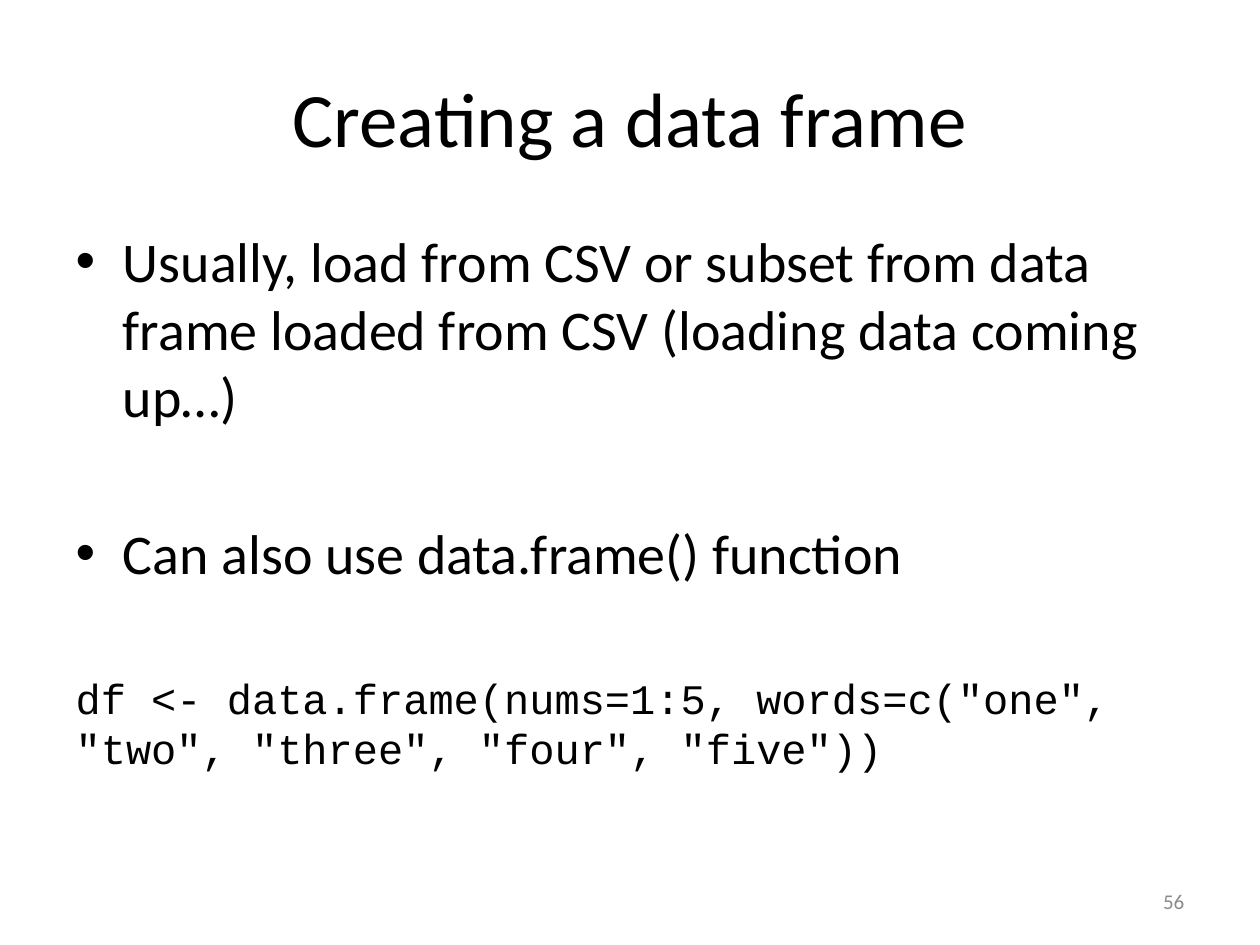
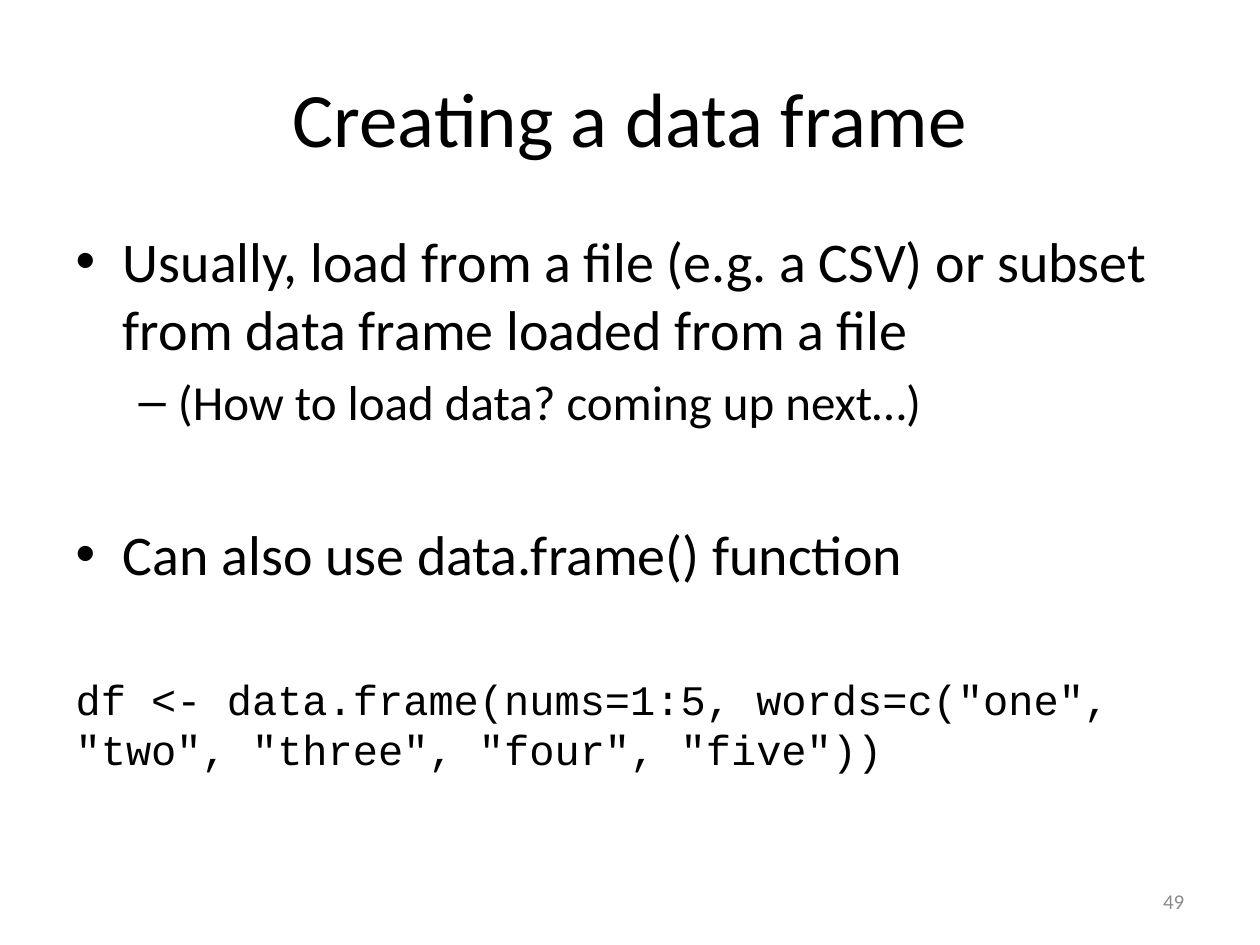
Before and after one commit to smooney27/RWorkshopSER2018, a slide deck: slide 49 of RWorkshopPart1-BasicObjects.pptx (slide 56 before the commit). Drawn at 1260x945 pixels with LibreOffice and Linux fonts; fonts in the diff are those of the drawing. Boxes give left, top, right and bottom in pixels: in the first picture for what was removed or moved away, otherwise in the second. Text is boxed around its words. In the diff, an @@ line names an element or a change of style, - is before the commit and + after.

```diff
--- a/RWorkshopPart1-BasicObjects.pptx
+++ b/RWorkshopPart1-BasicObjects.pptx
@@ text at (123,241,1146,429): text changed @@
-• Usually, load from CSV or subset from data frame loaded from CSV (loading data coming up…)
+• Usually, load from a file (e.g. a CSV) or subset from data frame loaded from a file
+  – (How to load data? coming up next…)
@@ page number at (1163,895,1184,909): text changed @@
-56
+49
```
Also in this commit, not shown: 33 other slides changed, 3 slides added, 10 slides removed, 13 other files.
